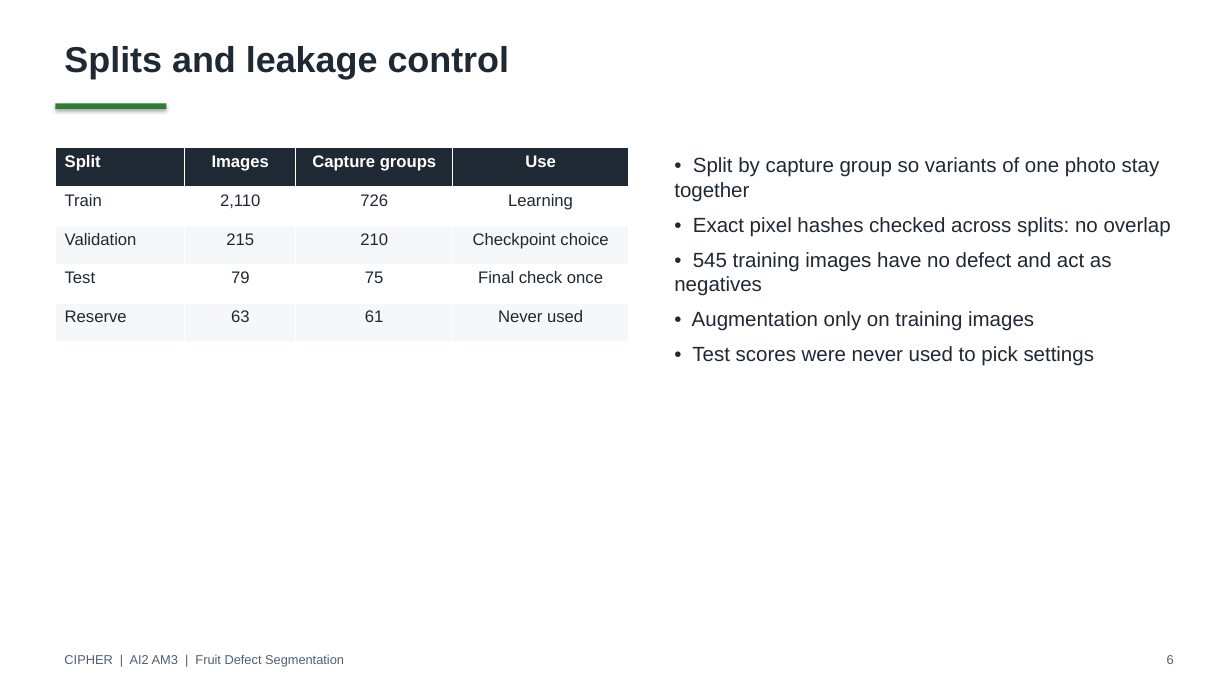
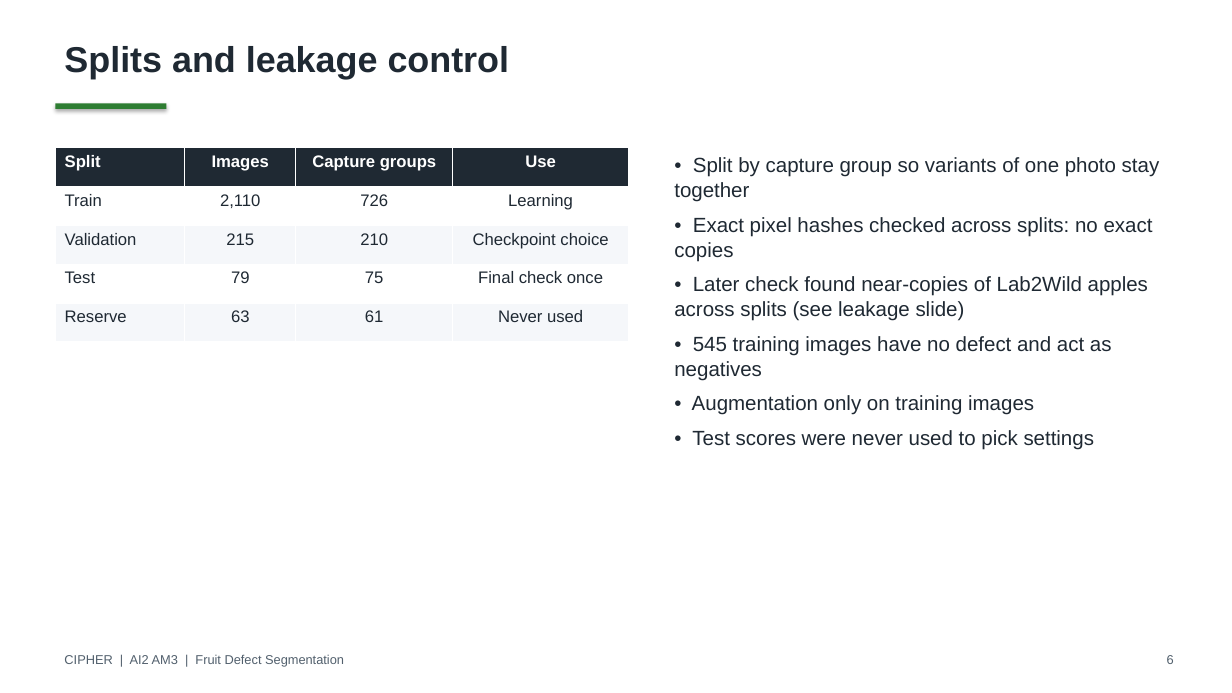
Before and after one commit to deangg/instancesegmentation, a slide deck: slide 6 of slides/CIPHER_AI2_Final_Defense.pptx. Drawn at 1232x693 pixels with LibreOffice and Linux fonts; fonts in the diff are those of the drawing. Boxes give left, top, right and bottom in pixels: in the first picture for what was removed or moved away, otherwise in the second. Text is boxed around its words. In the diff, an @@ line names an element or a change of style, - is before the commit and + after.

```diff
--- a/slides/CIPHER_AI2_Final_Defense.pptx
+++ b/slides/CIPHER_AI2_Final_Defense.pptx
@@ text at [674, 217, 1153, 321]: text changed @@
-• Exact pixel hashes checked across splits: no overlap
+• Exact pixel hashes checked across splits: no exact copies
+• Later check found near-copies of Lab2Wild apples across splits (see leakage slide)
```
Also in this commit, not shown: 5 other slides changed, 3 slides added, 2 slides removed, 22 other files.
